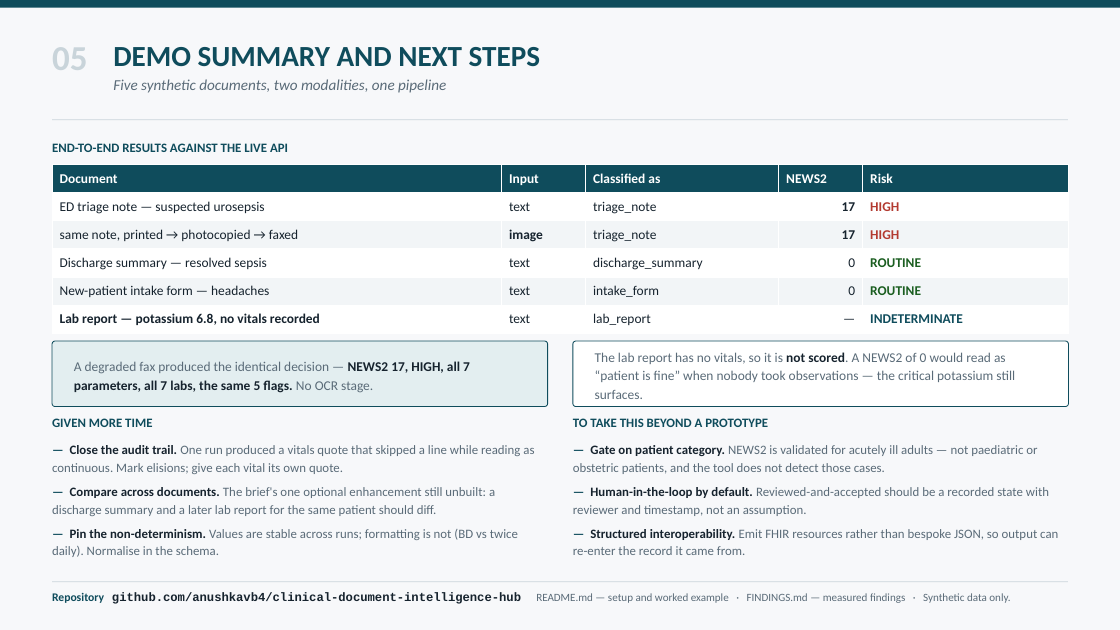
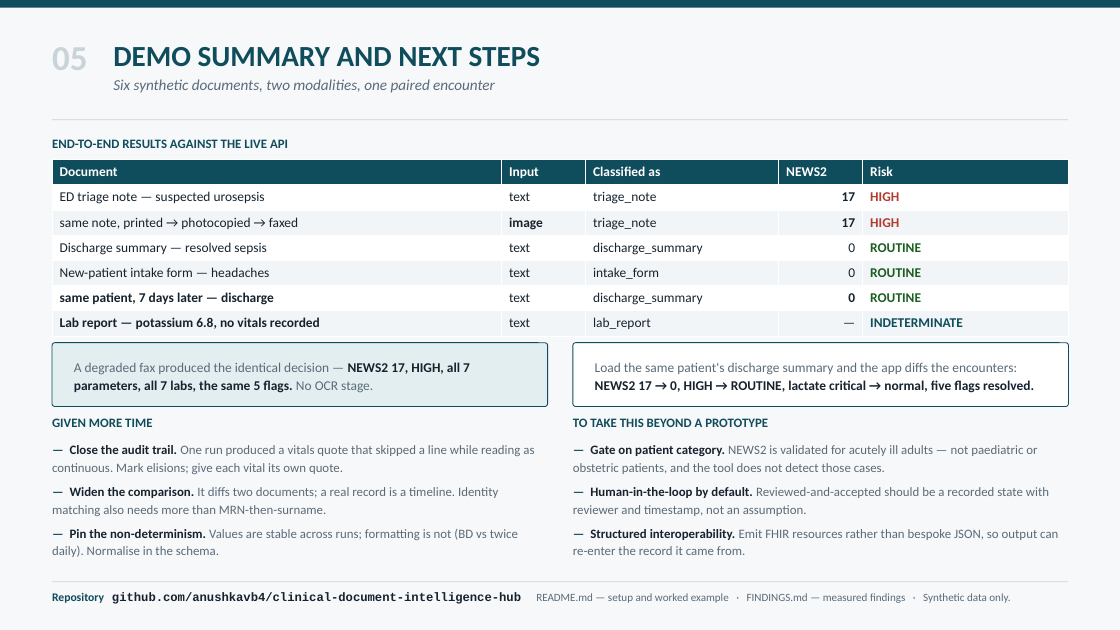
Before and after one commit to anushkavb4/clinical-document-intelligence-hub, a slide deck: slide 5 of Clinical_Document_Intelligence_Hub_deck.pptx. Drawn at 1120x630 pixels with LibreOffice and Linux fonts; fonts in the diff are those of the drawing. Boxes give left, top, right and bottom in pixels: in the first picture for what was removed or moved away, otherwise in the second. Text is boxed around its words. In the diff, an @@ line names an element or a change of style, - is before the commit and + after.

```diff
--- a/Clinical_Document_Intelligence_Hub_deck.pptx
+++ b/Clinical_Document_Intelligence_Hub_deck.pptx
@@ text at (x1=113, y1=79, x2=495, y2=93): text changed @@
-Five synthetic documents, two modalities, one pipeline
+Six synthetic documents, two modalities, one paired encounter
@@ text "END-TO-END RESULTS AGAINST THE LIVE ..." moved from (x1=52, y1=143, x2=288, y2=152) to (x1=52, y1=139, x2=288, y2=148) @@
@@ table at (x1=52, y1=160, x2=1069, y2=336) @@
+row 6: same patient, 7 days later — discharge | text | discharge_summary | 0 | ROUTINE
@@ table resized from (x1=52, y1=165, x2=1069, y2=334) to (x1=52, y1=160, x2=1069, y2=336) @@
@@ text at (x1=595, y1=362, x2=1034, y2=393): text changed @@
-The lab report has no vitals, so it is not scored. A NEWS2 of 0 would read as “patient is fine” when nobody took observations — the critical potassium still surfaces.
+Load the same patient's discharge summary and the app diffs the encounters: NEWS2 17 → 0, HIGH → ROUTINE, lactate critical → normal, five flags resolved.
@@ text at (x1=52, y1=487, x2=498, y2=516): text changed @@
-— Compare across documents. The brief's one optional enhancement still unbuilt: a discharge summary and a later lab report for the same patient should diff.
+— Widen the comparison. It diffs two documents; a real record is a timeline. Identity matching also needs more than MRN-then-surname.
```
Also in this commit, not shown: 3 other slides changed, 15 other files.
